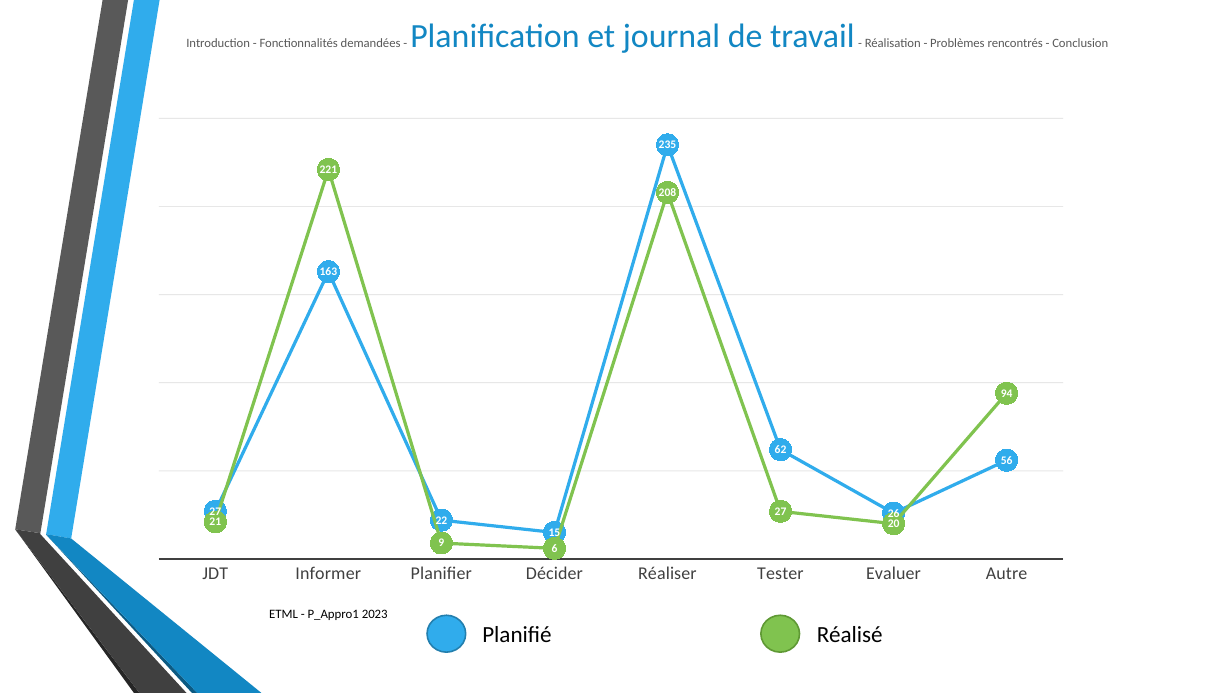
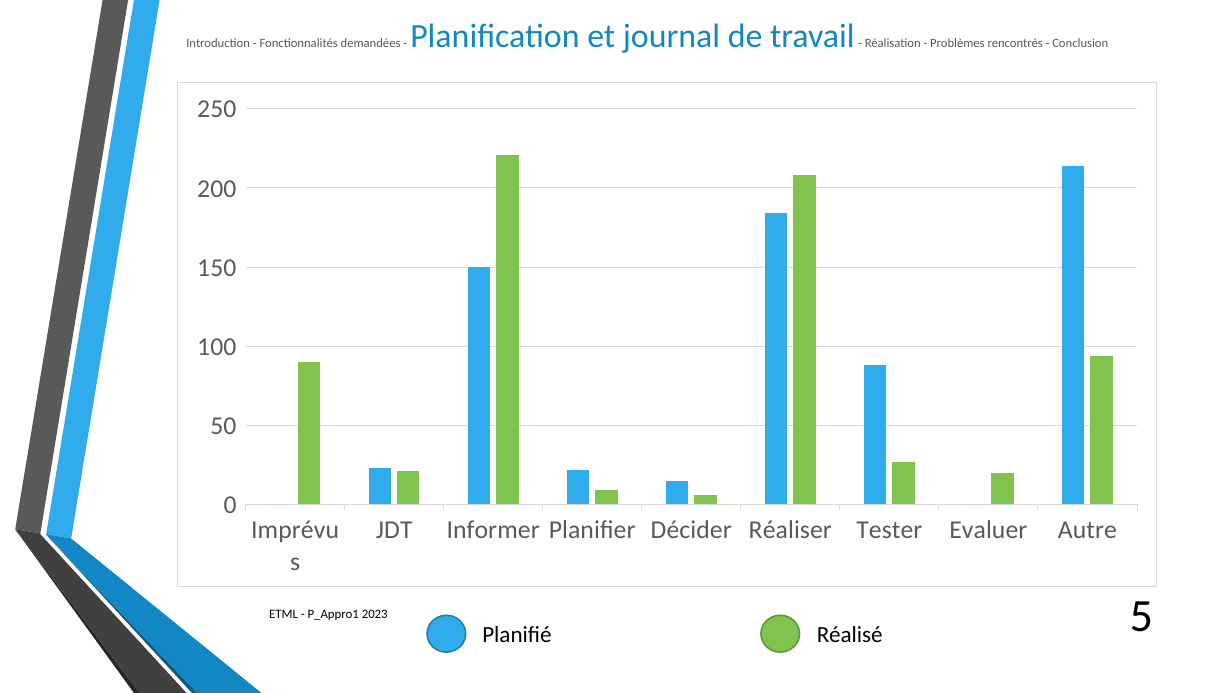
Before and after one commit to SylvainPhilipona/Recuperation-des-AutoEvaluations, a slide deck: slide 5 of CDC-rapport-jdt/Presentation/Presentation_philipona.pptx. Drawn at 1232x693 pixels with LibreOffice and Linux fonts; fonts in the diff are those of the drawing; background and template pictures are left out. Boxes give left, top, right and bottom in pixels: in the first picture for what was removed or moved away, otherwise in the second. Text is boxed around its words. In the diff, an @@ line names an element or a change of style, - is before the commit and + after.

Commit message:
Présentation

```diff
--- a/CDC-rapport-jdt/Presentation/Presentation_philipona.pptx
+++ b/CDC-rapport-jdt/Presentation/Presentation_philipona.pptx
@@ line chart at (177,82,1158,588) @@
@@ line chart to column chart @@
-categories: JDT, Informer, Planifier, Décider, Réaliser, Tester, Evaluer, Autre
+categories: Imprévus, JDT, Informer, Planifier, Décider, Réaliser, Tester, Evaluer, Autre
-Series 1: 27, 163, 22, 15, 235, 62, 26, 56
+Series 1: 0, 23, 150, 22, 15, 184, 88, 0, 214
@@ data labels of Series 1 removed @@
-Series 2: 21, 221, 9, 6, 208, 27, 20, 94
+Series 2: 90, 21, 221, 9, 6, 208, 27, 20, 94
@@ data labels of Series 2 removed @@
@@ category axis changed @@
@@ value axis changed @@
@@ bar spacing changed @@
@@ border changed @@
@@ column chart: place and size @@
-column chart at (140,109,1082,595)
+column chart at (177,82,1158,588)
@@ page number added at (1130,601,1153,632), 36 pt, text #000000 @@
+5
```
Also in this commit, not shown: 9 other slides changed, 1 slide added, 3 other files.
